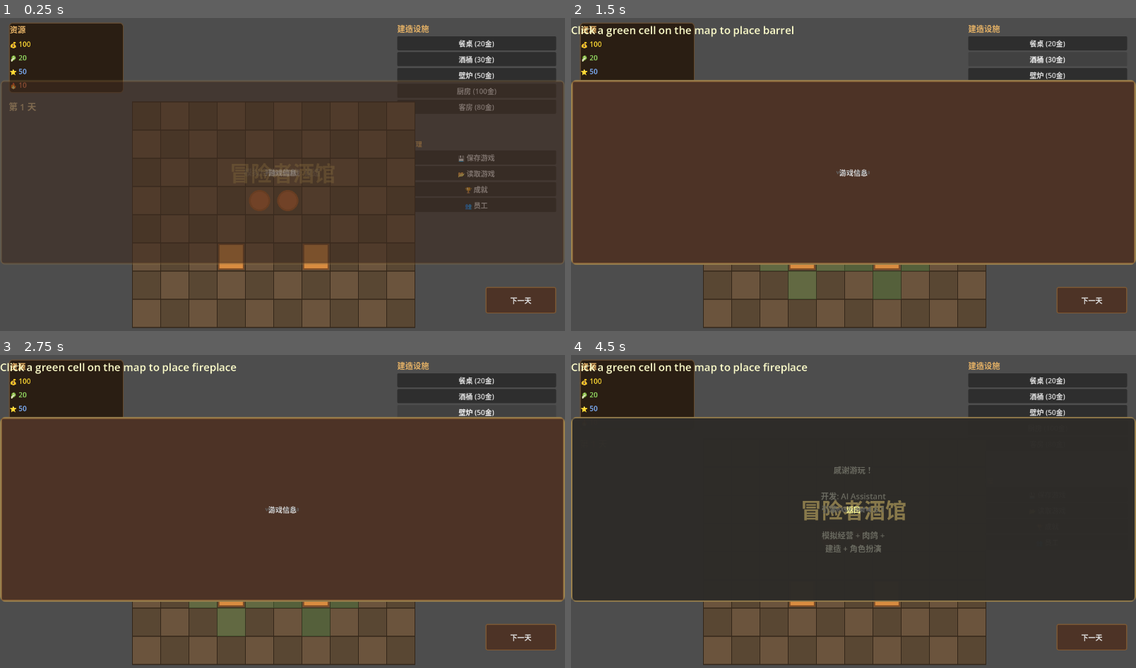
Above: before the commit, frames 1-4 (two rows, left to right).
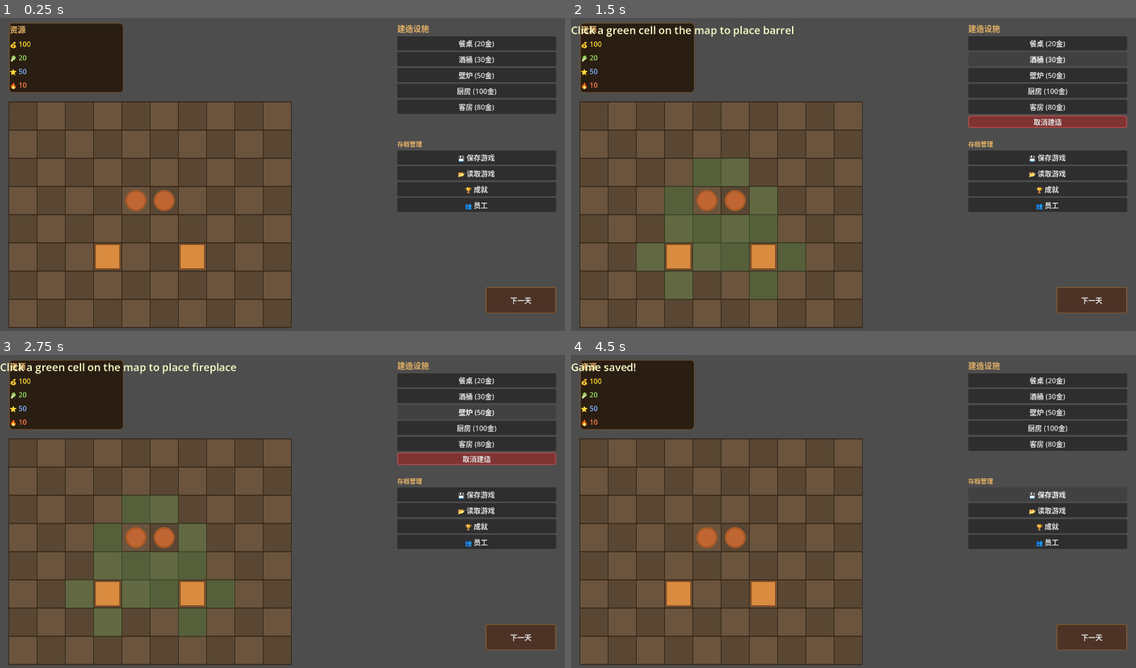
Above: after the commit, the same moments.

Repository: JuwayD/adventure-tavern
Game: Godot game, scene res://scenes/main.tscn
Two runs of this game, one before a commit and one after it. Both use one fixed random seed, a clock stepped at 60 frames per second and the inputs below.
Inputs:
- Up to frame 1 (0.25 s): no input
- Up to frame 2 (1.5 s): click "餐桌 (20金)" at 0.5 s; click "酒桶 (30金)" at 1.25 s
- Up to frame 3 (2.75 s): click "壁炉 (50金)" at 2 s
- Up to frame 4 (4.5 s): click "厨房 (100金)" at 2.75 s; click "客房 (80金)" at 3.5 s; click "💾 保存游戏" at 4.25 s

The runs differ from the first frame. In frame 1, 47% of the frame differs, in the area x 0-100%, y 19-100%; in frame 2, 58%; in frame 3, 58%; in frame 4, 60%, in the area x 0-100%, y 2-100%.
Error after the commit: Parse Error: Function "_ready" has the same name as a previously declared function. (res://scripts/achievement_manager.gd:244)

Commit message:
修复标题画面和网格显示问题
- 标题画面默认隐藏 (visible = false)
- 网格偏移调整为 (20, 200)
- CardPanel 默认隐藏
- GameManager 在开始新游戏时隐藏标题画面

Diff:
--- a/project.godot
+++ b/project.godot
@@ -22,6 +22,10 @@
 window/size/viewport_height=720
 window/stretch/mode="viewport"
 window/stretch/aspect="expand"
+
+[editor_plugins]
+
+enabled=PackedStringArray("res://addons/godot_mcp/plugin.cfg")
 
 [input]
 
--- a/scenes/main.tscn
+++ b/scenes/main.tscn
@@ -9,6 +9,7 @@
 [ext_resource type="Script" uid="uid://dyxne5g88ae6x" path="res://scripts/game_over_screen.gd" id="7_gameover"]
 [ext_resource type="Script" uid="uid://drff3ekhv0gul" path="res://scripts/staff_manager.gd" id="8_staff"]
 [ext_resource type="Script" path="res://scripts/tutorial_manager.gd" id="9_tutorial"]
+[ext_resource type="Script" path="res://scripts/visual_effects.gd" id="10_visual"]
 
 
 [sub_resource type="StyleBoxFlat" id="StyleBoxFlat_panel"]
@@ -75,6 +76,7 @@
 script = ExtResource("1_tavern")
 
 [node name="TitleScreen" type="CanvasLayer" parent="." unique_id=999999001]
+visible = false
 script = ExtResource("6_title")
 
 [node name="TitlePanel" type="PanelContainer" parent="TitleScreen" unique_id=999999002]
@@ -208,6 +210,9 @@
 [node name="TutorialManager" type="CanvasLayer" parent="." unique_id=888888881]
 script = ExtResource("9_tutorial")
 
+[node name="VisualEffects" type="Node" parent="." unique_id=777777771]
+script = ExtResource("10_visual")
+
 [node name="UI" type="CanvasLayer" parent="." unique_id=805223181]
 layer = -1
 script = ExtResource("2_ui")
@@ -376,6 +381,7 @@
 offset_top = 162.0
 offset_right = 1031.0
 offset_bottom = 562.0
+visible = false
 theme_override_styles/panel = SubResource("StyleBoxFlat_card_panel")
 
 [node name="CardTitle" type="Label" parent="UI/CardPanel" unique_id=965699648]
--- a/scripts/achievement_manager.gd
+++ b/scripts/achievement_manager.gd
@@ -4,6 +4,12 @@
 
 signal achievement_unlocked(achievement_id: String, achievement_name: String)
 signal stat_updated(stat_name: String, new_value: int)
+
+# Visual effects reference
+var visual_effects: Node = null
+
+func _ready() -> void:
+	visual_effects = get_node_or_null("/root/Main/VisualEffects")
 
 # 成就定义
 const ACHIEVEMENTS: Array = [
@@ -445,6 +451,26 @@
 	unlocked_achievements.append(ach_id)
 	emit_signal("achievement_unlocked", ach_id, achievement.get("name", ""))
 
+	# 播放成就解锁粒子效果
+	if visual_effects and visual_effects.has_method("play_particle"):
+		var center_pos: Vector2 = Vector2(640, 360)  # 屏幕中心
+		visual_effects.play_particle("achievement", center_pos, get_tree().root)
+
+	# 屏幕闪烁效果
+	if visual_effects and visual_effects.has_method("color_tint"):
+		visual_effects.color_tint(Color(1, 0.9, 0.5, 0.3), 0.5)
+
+	_update_achievement_display()
+
+	print("[Achievement] 🏆 成就解锁：%s - %s" % [ach_id, achievement.get("name", "")])
+	"""解锁成就"""
+	var ach_id: String = achievement.get("id", "")
+	if ach_id in unlocked_achievements:
+		return
+
+	unlocked_achievements.append(ach_id)
+	emit_signal("achievement_unlocked", ach_id, achievement.get("name", ""))
+
 	_update_achievement_display()
 
 	print("[Achievement] 🏆 成就解锁: %s - %s" % [ach_id, achievement.get("name", "")])
--- a/scripts/game_manager.gd
+++ b/scripts/game_manager.gd
@@ -83,6 +83,14 @@
 	total_gold_earned = 0
 	max_reputation = 50
 
+	# Hide title screen
+	var title_screen: CanvasLayer = get_node_or_null("/root/Main/TitleScreen")
+	if title_screen:
+		title_screen.visible = false
+		print("[GameManager] Title screen hidden")
+	else:
+		print("[GameManager] ERROR: Title screen not found!")
+
 	is_running = true
 	game_started = true
 
@@ -112,6 +120,11 @@
 	"""Title screen: load game clicked"""
 	print("[GameManager] Title: Load game requested")
 	total_gold_earned = 0
+
+	# Hide title screen
+	var title_screen: Node = get_node_or_null("/root/Main/TitleScreen")
+	if title_screen:
+		title_screen.visible = false
 
 	is_running = true
 	game_started = true
--- a/scripts/tavern_floor.gd
+++ b/scripts/tavern_floor.gd
@@ -46,6 +46,9 @@
 # Tutorial reference
 var tutorial: Node = null
 
+# Visual effects reference
+var visual_effects: Node = null
+
 # 肉鸽卡牌定义
 const ROGUELIKE_CARDS: Array = [
 	# Common - 资源获取
@@ -154,6 +157,7 @@
 
 func _ready() -> void:
 	tutorial = get_node_or_null("/root/Main/TutorialManager")
+	visual_effects = get_node_or_null("/root/Main/VisualEffects")
 	_initialize_grid()
 	_update_ui()
 
@@ -200,14 +204,24 @@
 	_update_ui()
 	emit_signal("resource_changed", "gold", gold, gold + cost)
 
-	# Notify tutorial that facility was placed
-	if tutorial and tutorial.has_method("notify_facility_placed"):
-		tutorial.notify_facility_placed()
-
 	# 播放建造音效
 	var audio: Node = get_node_or_null("/root/Main/AudioManager")
 	if audio and audio.has_method("play_sfx"):
 		audio.play_sfx("build")
+
+	# 播放建造粒子效果
+	if visual_effects and visual_effects.has_method("play_particle"):
+		var cell_pos: Vector2 = Vector2(col * GRID_SIZE + GRID_OFFSET_X + GRID_SIZE/2, row * GRID_SIZE + GRID_OFFSET_Y + GRID_SIZE/2)
+		visual_effects.play_particle("build_complete", cell_pos, self)
+
+	# 显示资源变化浮动文字
+	if visual_effects and visual_effects.has_method("show_resource_change"):
+		var cell_pos: Vector2 = Vector2(col * GRID_SIZE + GRID_OFFSET_X + GRID_SIZE/2, row * GRID_SIZE + GRID_OFFSET_Y)
+		visual_effects.show_resource_change("gold", -cost, cell_pos, self)
+
+	# Notify tutorial that facility was placed
+	if tutorial and tutorial.has_method("notify_facility_placed"):
+		tutorial.notify_facility_placed()
 
 	# 更新设施建造成就
 	var achievements: Node = get_node_or_null("/root/Main/AchievementManager")
@@ -308,7 +322,7 @@
 	queue_redraw()
 
 # 网格偏移 - 避开左上角 UI 面板
-const GRID_OFFSET_X: int = 300
+const GRID_OFFSET_X: int = 20
 const GRID_OFFSET_Y: int = 200
 
 func _draw() -> void:
@@ -543,6 +557,7 @@
 		if active_guests[i]["id"] == guest_id:
 			var guest: Dictionary = active_guests[i]
 			var payment: int = _calculate_payment(guest)
+			var guest_pos: Vector2 = guest.get("position", Vector2.ZERO)
 			active_guests.remove_at(i)
 			guests_served_today += 1
 			income_today += payment
@@ -550,6 +565,17 @@
 			# 声誉小幅提升（基础值，不在 checkout 里重复加）
 			emit_signal("guest_left", guest_id)
 			emit_signal("resource_changed", "gold", gold, gold - payment)
+
+			# 播放金币获得效果
+			if visual_effects and visual_effects.has_method("play_particle"):
+				var screen_pos: Vector2 = guest_pos + Vector2(GRID_OFFSET_X + GRID_SIZE/2, GRID_OFFSET_Y + GRID_SIZE/2)
+				visual_effects.play_particle("coin_spark", screen_pos, self)
+
+			# 显示金币浮动文字
+			if visual_effects and visual_effects.has_method("show_floating_text"):
+				var screen_pos: Vector2 = guest_pos + Vector2(GRID_OFFSET_X + GRID_SIZE/2, GRID_OFFSET_Y)
+				visual_effects.show_floating_text("+%d💰" % payment, screen_pos, self, Color.GOLD, 24)
+
 			return payment
 	return 0
 
@@ -636,6 +662,11 @@
 	var audio: Node = get_node_or_null("/root/Main/AudioManager")
 	if audio and audio.has_method("play_sfx"):
 		audio.play_sfx("day_change")
+
+	# 播放日期变化粒子效果
+	if visual_effects and visual_effects.has_method("play_particle"):
+		var center_pos: Vector2 = Vector2(GRID_OFFSET_X + GRID_COLS * GRID_SIZE / 2, GRID_OFFSET_Y + GRID_ROWS * GRID_SIZE / 2)
+		visual_effects.play_particle("card_select", center_pos, self)
 
 	# 消耗资源（日常运营成本）
 	# 壁炉减少燃料消耗
--- a/scripts/title_screen.gd
+++ b/scripts/title_screen.gd
@@ -18,10 +18,9 @@
 func _ready() -> void:
 	_update_load_button()
 
-	# 淡入效果
-	var tween: Tween = create_tween()
-	title_panel.modulate = Color(1, 1, 1, 0)
-	tween.tween_property(title_panel, "modulate", Color(1, 1, 1, 1), 1.0)
+	# 默认隐藏标题画面
+	# GameManager 会在需要时调用 show_title() 显示
+	visible = false
 
 func _update_load_button() -> void:
 	var save_path: String = "user://save_game.dat"
--- a/scripts/ui_manager.gd
+++ b/scripts/ui_manager.gd
@@ -28,10 +28,12 @@
 var build_mode: bool = false
 var current_guest_id: int = -1
 var tutorial: Node = null
+var visual_effects: Node = null
 
 func _ready() -> void:
 	# Get tutorial reference
 	tutorial = get_node_or_null("/root/Main/TutorialManager")
+	visual_effects = get_node_or_null("/root/Main/VisualEffects")
 	_update_visibility()
 	event_panel.visible = false
 	build_panel.visible = true  # 建造面板默认显示
@@ -141,6 +143,9 @@
 	"""显示客人详情面板"""
 	current_guest_id = int(guest.get("id", -1))
 	guest_detail_panel.visible = true
+	# 面板弹出动画
+	if visual_effects and visual_effects.has_method("animate_panel_popup"):
+		visual_effects.animate_panel_popup(guest_detail_panel)
 
 	var guest_type: String = guest.get("type", "common")
 	var order: Dictionary = guest.get("order", {})
@@ -177,6 +182,9 @@
 
 func show_card_selection(cards: Array) -> void:
 	card_panel.visible = true
+	# 面板弹出动画
+	if visual_effects and visual_effects.has_method("animate_panel_popup"):
+		visual_effects.animate_panel_popup(card_panel)
 
 	# 清除旧的卡牌按钮
 	for child in card_panel.get_children():
@@ -261,21 +269,32 @@
 	pass
 
 func _on_table_pressed() -> void:
+	# 按钮点击动画
+	if visual_effects and visual_effects.has_method("animate_button"):
+		visual_effects.animate_button($BuildPanel/Table)
 	# Notify tutorial that build mode is being entered
 	if tutorial and tutorial.has_method("notify_build_mode_entered"):
 		tutorial.notify_build_mode_entered()
 	emit_signal("build_requested", "table")
 
 func _on_barrel_pressed() -> void:
+	if visual_effects and visual_effects.has_method("animate_button"):
+		visual_effects.animate_button($BuildPanel/Barrel)
 	emit_signal("build_requested", "barrel")
 
 func _on_fireplace_pressed() -> void:
+	if visual_effects and visual_effects.has_method("animate_button"):
+		visual_effects.animate_button($BuildPanel/Fireplace)
 	emit_signal("build_requested", "fireplace")
 
 func _on_kitchen_pressed() -> void:
+	if visual_effects and visual_effects.has_method("animate_button"):
+		visual_effects.animate_button($BuildPanel/Kitchen)
 	emit_signal("build_requested", "kitchen")
 
 func _on_bedroom_pressed() -> void:
+	if visual_effects and visual_effects.has_method("animate_button"):
+		visual_effects.animate_button($BuildPanel/Bedroom)
 	emit_signal("build_requested", "bedroom")
 
 func _on_next_day_pressed() -> void:
@@ -283,6 +302,9 @@
 	var game_mgr = get_node_or_null("/root/Main/GameManager")
 	if game_mgr and not game_mgr.game_started:
 		return
+	# 按钮点击动画
+	if visual_effects and visual_effects.has_method("animate_button"):
+		visual_effects.animate_button($NextDayButton)
 	# Notify tutorial
 	if tutorial and tutorial.has_method("notify_next_day"):
 		tutorial.notify_next_day()
@@ -306,12 +328,18 @@
 	hide_guest_detail()
 
 func _on_save_button_pressed() -> void:
+	if visual_effects and visual_effects.has_method("animate_button"):
+		visual_effects.animate_button($BuildPanel/SaveButton)
 	emit_signal("save_requested")
 
 func _on_load_button_pressed() -> void:
+	if visual_effects and visual_effects.has_method("animate_button"):
+		visual_effects.animate_button($BuildPanel/LoadButton)
 	emit_signal("load_requested")
 
 func _on_achievement_button_pressed() -> void:
+	if visual_effects and visual_effects.has_method("animate_button"):
+		visual_effects.animate_button($BuildPanel/AchievementButton)
 	# 显示成就面板
 	var achievement_manager: Node = get_node_or_null("/root/Main/AchievementManager")
 	if achievement_manager and achievement_manager.has_method("show_achievement_panel"):
@@ -322,6 +350,8 @@
 	var game_mgr = get_node_or_null("/root/Main/GameManager")
 	if game_mgr and not game_mgr.game_started:
 		return
+	if visual_effects and visual_effects.has_method("animate_button"):
+		visual_effects.animate_button($BuildPanel/StaffButton)
 	# 显示员工面板
 	var staff_manager: Node = get_node_or_null("/root/Main/StaffManager")
 	if staff_manager and staff_manager.has_method("create_staff_panel"):
--- /dev/null
+++ b/scripts/visual_effects.gd
@@ -0,0 +1,417 @@
+extends Node
+## 视觉效果管理器 - 粒子效果、浮动文字、屏幕特效
+
+signal effect_played(effect_name: String)
+
+# 粒子效果场景缓存
+var _particle_scenes: Dictionary = {}
+
+# 屏幕震动强度
+var _shake_intensity: float = 0.0
+var _shake_duration: float = 0.0
+var _shake_timer: float = 0.0
+
+# 颜色过渡效果
+var _color_tween: Tween = null
+var _original_modulate: Color = Color.WHITE
+
+func _ready() -> void:
+	# 预加载粒子效果
+	_particle_scenes = {
+		"coin_spark": _create_coin_spark_scene(),
+		"guest_arrival": _create_guest_arrival_scene(),
+		"achievement": _create_achievement_scene(),
+		"build_complete": _create_build_scene(),
+		"card_select": _create_card_select_scene(),
+		"bad_event": _create_bad_event_scene(),
+		"resource_gain": _create_resource_gain_scene(),
+		"resource_loss": _create_resource_loss_scene()
+	}
+
+	# 保存原始颜色
+	if get_viewport().get_camera_2d():
+		_original_modulate = get_viewport().get_camera_2d().modulate
+
+func _process(delta: float) -> void:
+	# 处理屏幕震动
+	if _shake_timer > 0:
+		_shake_timer -= delta
+		if _shake_timer <= 0:
+			_shake_timer = 0
+			_shake_intensity = 0
+			if get_viewport().get_camera_2d():
+				get_viewport().get_camera_2d().offset = Vector2.ZERO
+		else:
+			# 随机震动
+			var shake_offset = Vector2(
+				randf_range(-1, 1) * _shake_intensity,
+				randf_range(-1, 1) * _shake_intensity
+			)
+			if get_viewport().get_camera_2d():
+				get_viewport().get_camera_2d().offset = shake_offset
+
+## 播放粒子效果
+func play_particle(effect_name: String, position: Vector2, parent: Node) -> void:
+	if not _particle_scenes.has(effect_name):
+		push_warning("Unknown particle effect: ", effect_name)
+		return
+
+	var scene = _particle_scenes[effect_name].instantiate()
+	scene.position = position
+	parent.add_child(scene)
+
+	# 自动清理
+	if scene is GPUParticles2D:
+		scene.finished.connect(func(): scene.queue_free())
+	elif scene.has_method("get_process_material"):
+		var mat = scene.get_process_material()
+		if mat:
+			mat.lifetime = 1.0
+			scene.finished.connect(func(): scene.queue_free())
+
+	effect_played.emit(effect_name)
+
+## 显示浮动文字
+func show_floating_text(text: String, position: Vector2, parent: Node,
+	color: Color = Color.WHITE, font_size: int = 24,
+	duration: float = 1.5, offset_y: float = -50) -> void:
+
+	var label = Label.new()
+	label.text = text
+	label.position = position
+	label.modulate = color
+	label.horizontal_alignment = HORIZONTAL_ALIGNMENT_CENTER
+	label.add_theme_font_size_override("font_size", font_size)
+
+	# 添加阴影
+	label.add_theme_color_override("font_shadow_color", Color.BLACK)
+	label.add_theme_constant_override("shadow_offset_x", 2)
+	label.add_theme_constant_override("shadow_offset_y", 2)
+
+	parent.add_child(label)
+
+	# 创建动画
+	var tween = create_tween()
+	tween.tween_property(label, "position:y", position.y + offset_y, duration)
+	tween.tween_property(label, "modulate:a", 0, duration * 0.5)
+	tween.tween_callback(func(): label.queue_free())
+
+## 显示资源变化浮动文字
+func show_resource_change(resource: String, amount: int, position: Vector2, parent: Node) -> void:
+	var text = ""
+	var color = Color.WHITE
+
+	if amount > 0:
+		text = "+%d %s" % [amount, _get_resource_icon(resource)]
+		color = Color(0.4, 1, 0.4)  # 绿色
+	elif amount < 0:
+		text = "%d %s" % [amount, _get_resource_icon(resource)]
+		color = Color(1, 0.4, 0.4)  # 红色
+	else:
+		return
+
+	show_floating_text(text, position, parent, color, 20)
+
+## 屏幕震动效果
+func screen_shake(intensity: float = 10.0, duration: float = 0.3) -> void:
+	_shake_intensity = intensity
+	_shake_duration = duration
+	_shake_timer = duration
+
+## 颜色过渡效果
+func color_tint(target_color: Color, duration: float = 0.5) -> void:
+	if _color_tween:
+		_color_tween.kill()
+
+	var camera = get_viewport().get_camera_2d()
+	if not camera:
+		return
+
+	_color_tween = create_tween()
+	_color_tween.tween_property(camera, "modulate", target_color, duration)
+	_color_tween.tween_property(camera, "modulate", _original_modulate, duration)
+
+## 淡入淡出效果
+func fade_transition(duration: float = 1.0, fade_in: bool = true) -> void:
+	var canvas = ColorRect.new()
+	canvas.color = Color.BLACK
+	canvas.set_anchors_preset(Control.PRESET_FULL_RECT)
+	canvas.mouse_filter = Control.MOUSE_FILTER_IGNORE
+	get_viewport().get_gui_embedding_node().add_child(canvas)
+
+	var tween = create_tween()
+	if fade_in:
+		canvas.modulate.a = 0
+		tween.tween_property(canvas, "modulate:a", 1, duration * 0.5)
+		tween.tween_property(canvas, "modulate:a", 0, duration * 0.5)
+	else:
+		canvas.modulate.a = 1
+		tween.tween_property(canvas, "modulate:a", 0, duration)
+
+	tween.tween_callback(func(): canvas.queue_free())
+
+## 按钮点击动画
+func animate_button(button: Button, scale_factor: float = 0.95) -> void:
+	var tween = create_tween()
+	tween.tween_property(button, "scale", Vector2(scale_factor, scale_factor), 0.1)
+	tween.tween_property(button, "scale", Vector2(1, 1), 0.1)
+
+## 面板弹出动画
+func animate_panel_popup(panel: Control, duration: float = 0.3) -> void:
+	panel.modulate.a = 0
+	panel.scale = Vector2(0.8, 0.8)
+
+	var tween = create_tween()
+	tween.tween_property(panel, "modulate:a", 1, duration)
+	tween.tween_property(panel, "scale", Vector2(1, 1), duration)
+	tween.set_ease(Tween.EASE_OUT_BACK)
+
+## 创建金币火花粒子场景
+func _create_coin_spark_scene() -> PackedScene:
+	var scene = PackedScene.new()
+	var particles = GPUParticles2D.new()
+	particles.amount = 20
+	particles.lifetime = 0.8
+	particles.one_shot = true
+
+	var material = ParticleProcessMaterial.new()
+	material.direction = ParticleProcessMaterial.DIRECTION_SPHERE_CONE
+	material.spread = 45
+	material.initial_velocity_min = 100
+	material.initial_velocity_max = 200
+	material.gravity = Vector3(0, 200, 0)
+
+	var texture = _create_circle_texture(Color.GOLD)
+	material.texture = texture
+
+	particles.process_material = material
+	scene.pack(particles)
+	return scene
+
+## 创建客人到达粒子场景
+func _create_guest_arrival_scene() -> PackedScene:
+	var scene = PackedScene.new()
+	var particles = GPUParticles2D.new()
+	particles.amount = 15
+	particles.lifetime = 0.6
+	particles.one_shot = true
+
+	var material = ParticleProcessMaterial.new()
+	material.direction = ParticleProcessMaterial.DIRECTION_UP
+	material.spread = 30
+	material.initial_velocity_min = 80
+	material.initial_velocity_max = 150
+
+	var texture = _create_circle_texture(Color(0.4, 0.8, 1))
+	material.texture = texture
+
+	particles.process_material = material
+	scene.pack(particles)
+	return scene
+
+## 创建成就解锁粒子场景
+func _create_achievement_scene() -> PackedScene:
+	var scene = PackedScene.new()
+	var particles = GPUParticles2D.new()
+	particles.amount = 30
+	particles.lifetime = 1.0
+	particles.one_shot = true
+	particles.explosiveness = 0.8
+
+	var material = ParticleProcessMaterial.new()
+	material.direction = ParticleProcessMaterial.DIRECTION_SPHERE_CONE
+	material.spread = 360
+	material.initial_velocity_min = 150
+	material.initial_velocity_max = 300
+
+	var texture = _create_star_texture(Color.GOLD)
+	material.texture = texture
+
+	particles.process_material = material
+	scene.pack(particles)
+	return scene
+
+## 创建建造完成粒子场景
+func _create_build_scene() -> PackedScene:
+	var scene = PackedScene.new()
+	var particles = GPUParticles2D.new()
+	particles.amount = 12
+	particles.lifetime = 0.5
+	particles.one_shot = true
+
+	var material = ParticleProcessMaterial.new()
+	material.direction = ParticleProcessMaterial.DIRECTION_SPHERE_CONE
+	material.spread = 60
+	material.initial_velocity_min = 60
+	material.initial_velocity_max = 120
+
+	var texture = _create_circle_texture(Color(0.6, 0.9, 0.6))
+	material.texture = texture
+
+	particles.process_material = material
+	scene.pack(particles)
+	return scene
+
+## 创建卡牌选择粒子场景
+func _create_card_select_scene() -> PackedScene:
+	var scene = PackedScene.new()
+	var particles = GPUParticles2D.new()
+	particles.amount = 25
+	particles.lifetime = 0.7
+	particles.one_shot = true
+
+	var material = ParticleProcessMaterial.new()
+	material.direction = ParticleProcessMaterial.DIRECTION_SPHERE_CONE
+	material.spread = 90
+	material.initial_velocity_min = 100
+	material.initial_velocity_max = 200
+
+	var texture = _create_circle_texture(Color(0.8, 0.6, 1))
+	material.texture = texture
+
+	particles.process_material = material
+	scene.pack(particles)
+	return scene
+
+## 创建坏事件粒子场景
+func _create_bad_event_scene() -> PackedScene:
+	var scene = PackedScene.new()
+	var particles = GPUParticles2D.new()
+	particles.amount = 20
+	particles.lifetime = 0.8
+	particles.one_shot = true
+
+	var material = ParticleProcessMaterial.new()
+	material.direction = ParticleProcessMaterial.DIRECTION_SPHERE_CONE
+	material.spread = 45
+	material.initial_velocity_min = 80
+	material.initial_velocity_max = 150
+	material.gravity = Vector3(0, -100, 0)  # 向下
+
+	var texture = _create_circle_texture(Color(0.8, 0.3, 0.3))
+	material.texture = texture
+
+	particles.process_material = material
+	scene.pack(particles)
+	return scene
+
+## 创建资源获得粒子场景
+func _create_resource_gain_scene() -> PackedScene:
+	var scene = PackedScene.new()
+	var particles = GPUParticles2D.new()
+	particles.amount = 10
+	particles.lifetime = 0.6
+	particles.one_shot = true
+
+	var material = ParticleProcessMaterial.new()
+	material.direction = ParticleProcessMaterial.DIRECTION_UP
+	material.spread = 20
+	material.initial_velocity_min = 50
+	material.initial_velocity_max = 100
+
+	var texture = _create_circle_texture(Color(0.5, 1, 0.5))
+	material.texture = texture
+
+	particles.process_material = material
+	scene.pack(particles)
+	return scene
+
+## 创建资源损失粒子场景
+func _create_resource_loss_scene() -> PackedScene:
+	var scene = PackedScene.new()
+	var particles = GPUParticles2D.new()
+	particles.amount = 10
+	particles.lifetime = 0.6
+	particles.one_shot = true
+
+	var material = ParticleProcessMaterial.new()
+	material.direction = ParticleProcessMaterial.DIRECTION_DOWN
+	material.spread = 20
+	material.initial_velocity_min = 50
+	material.initial_velocity_max = 100
+
+	var texture = _create_circle_texture(Color(1, 0.5, 0.5))
+	material.texture = texture
+
+	particles.process_material = material
+	scene.pack(particles)
+	return scene
+
+## 创建圆形纹理
+func _create_circle_texture(color: Color) -> Texture2D:
+	var image = Image.create(16, 16, false, Image.FORMAT_RGBA8)
+	image.fill(color)
+
+	var center = Vector2(8, 8)
+	for x in range(16):
+		for y in range(16):
+			var dist = Vector2(x, y).distance_to(center)
+			if dist > 7:
+				image.set_pixel(x, y, Color.TRANSPARENT)
+			else:
+				var alpha = 1.0 - (dist / 8.0)
+				image.set_pixel(x, y, Color(color.r, color.g, color.b, alpha))
+
+	var texture = ImageTexture.create_from_image(image)
+	return texture
+
+## 创建星形纹理
+func _create_star_texture(color: Color) -> Texture2D:
+	var image = Image.create(32, 32, false, Image.FORMAT_RGBA8)
+	image.fill(Color.TRANSPARENT)
+
+	var center = Vector2(16, 16)
+	var outer_radius = 14
+	var inner_radius = 6
+
+	for i in range(5):
+		var angle_outer = (i * 2 * PI / 5) - PI / 2
+		var angle_inner = angle_outer + PI / 5
+
+		var outer_point = center + Vector2(cos(angle_outer), sin(angle_outer)) * outer_radius
+		var inner_point = center + Vector2(cos(angle_inner), sin(angle_inner)) * inner_radius
+
+		# 简单填充三角形
+		_draw_triangle(image, center, outer_point, inner_point, color)
+
+	var texture = ImageTexture.create_from_image(image)
+	return texture
+
+func _draw_triangle(image: Image, p1: Vector2, p2: Vector2, p3: Vector2, color: Color) -> void:
+	# 简化的三角形绘制
+	var points = [p1, p2, p3]
+	var min_x = int(min(points[0].x, points[1].x, points[2].x))
+	var max_x = int(max(points[0].x, points[1].x, points[2].x))
+	var min_y = int(min(points[0].y, points[1].y, points[2].y))
+	var max_y = int(max(points[0].y, points[1].y, points[2].y))
+
+	for x in range(max(0, min_x), min(32, max_x + 1)):
+		for y in range(max(0, min_y), min(32, max_y + 1)):
+			if _point_in_triangle(Vector2(x, y), p1, p2, p3):
+				image.set_pixel(x, y, color)
+
+func _point_in_triangle(p: Vector2, a: Vector2, b: Vector2, c: Vector2) -> bool:
+	var v0 = c - a
+	var v1 = b - a
+	var v2 = p - a
+
+	var dot00 = v0.dot(v0)
+	var dot01 = v0.dot(v1)
+	var dot02 = v0.dot(v2)
+	var dot11 = v1.dot(v1)
+	var dot12 = v1.dot(v2)
+
+	var inv_denom = 1.0 / (dot00 * dot11 - dot01 * dot01)
+	var u = (dot11 * dot02 - dot01 * dot12) * inv_denom
+	var v = (dot00 * dot12 - dot01 * dot02) * inv_denom
+
+	return (u >= 0) and (v >= 0) and (u + v < 1)
+
+## 获取资源图标
+func _get_resource_icon(resource: String) -> String:
+	match resource:
+		"gold": return "💰"
+		"reputation": return "⭐"
+		"ingredients": return "🍖"
+		"fuel": return "🪵"
+		_: return ""
Not shown, changed: manifest.md
